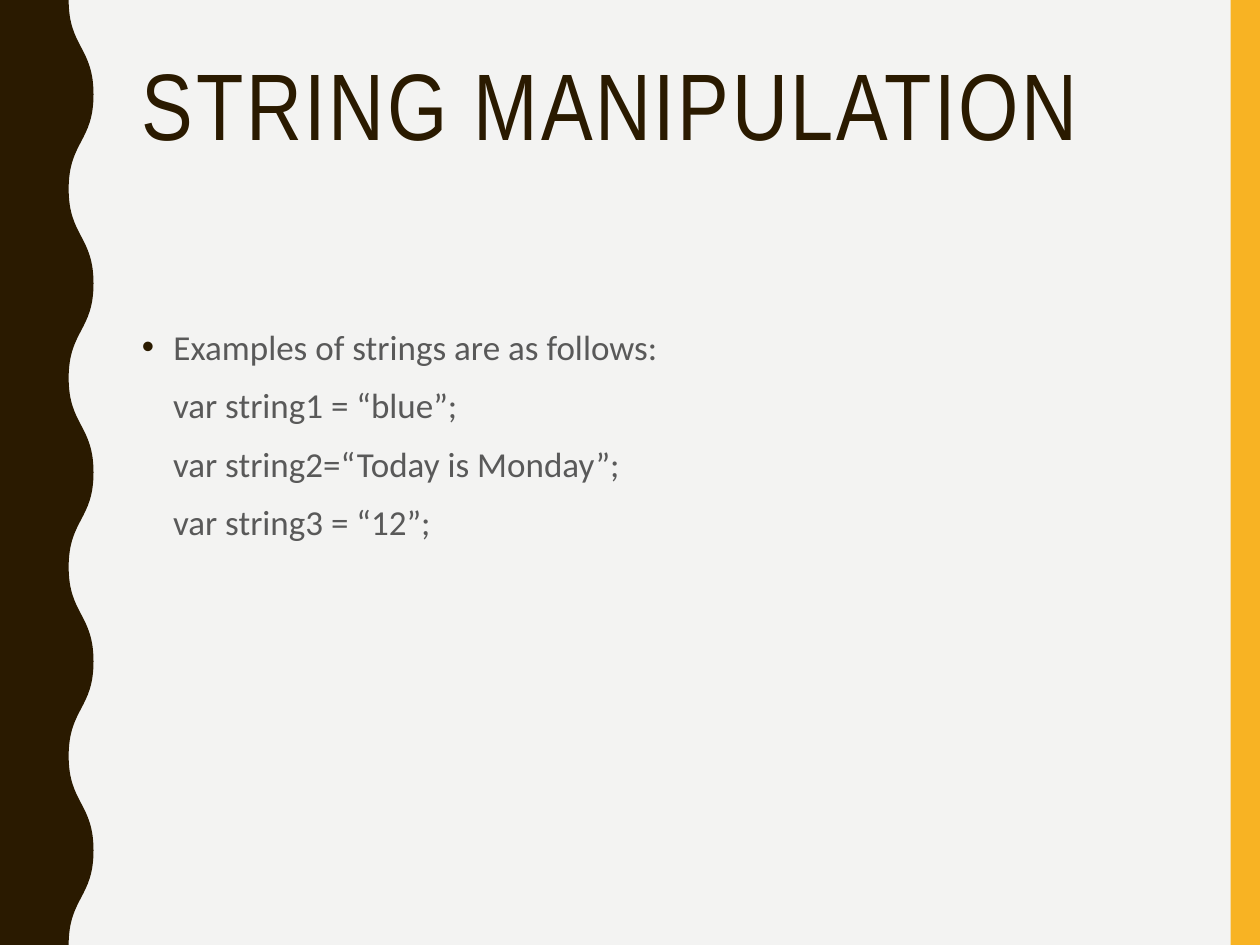
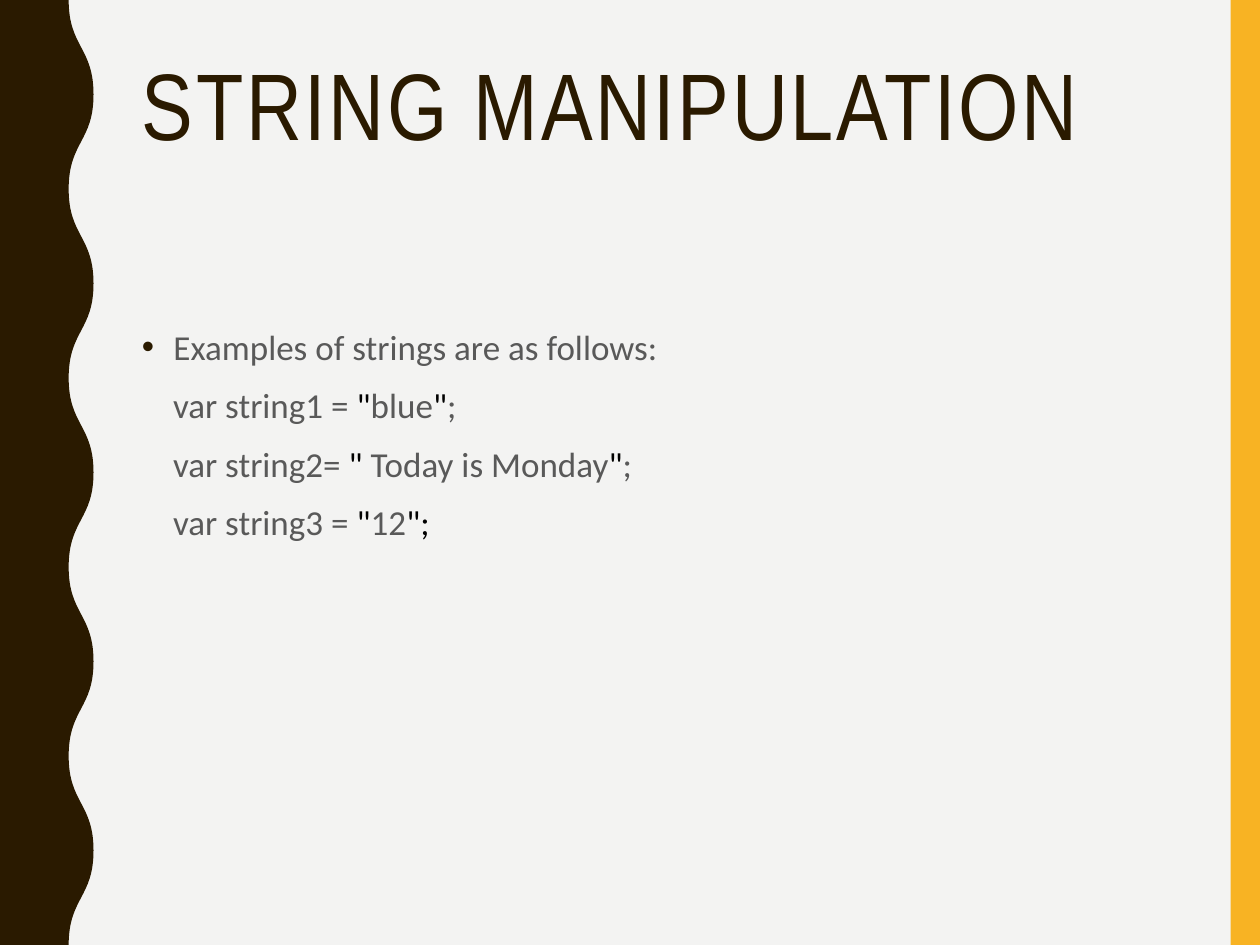
Before and after one commit to mlyngweb1/Website-Development-2-src, a slide deck: slide 3 of topic-03-JavaScript-2/talk-1/talk-1.pptx. Drawn at 1260x945 pixels with LibreOffice and Linux fonts; fonts in the diff are those of the drawing. Boxes give left, top, right and bottom in pixels: in the first picture for what was removed or moved away, otherwise in the second. Text is boxed around its words. In the diff, an @@ line names an element or a change of style, - is before the commit and + after.

```diff
--- a/topic-03-JavaScript-2/talk-1/talk-1.pptx
+++ b/topic-03-JavaScript-2/talk-1/talk-1.pptx
@@ text at box(173, 393, 632, 541): text changed @@
-var string1 = “blue”;
-var string2=“Today is Monday”;
-var string3 = “12”;
+var string1 = "blue";
+var string2= " Today is Monday";
+var string3 = "12";
```
Also in this commit, not shown: 17 other slides changed, 3 other files.
